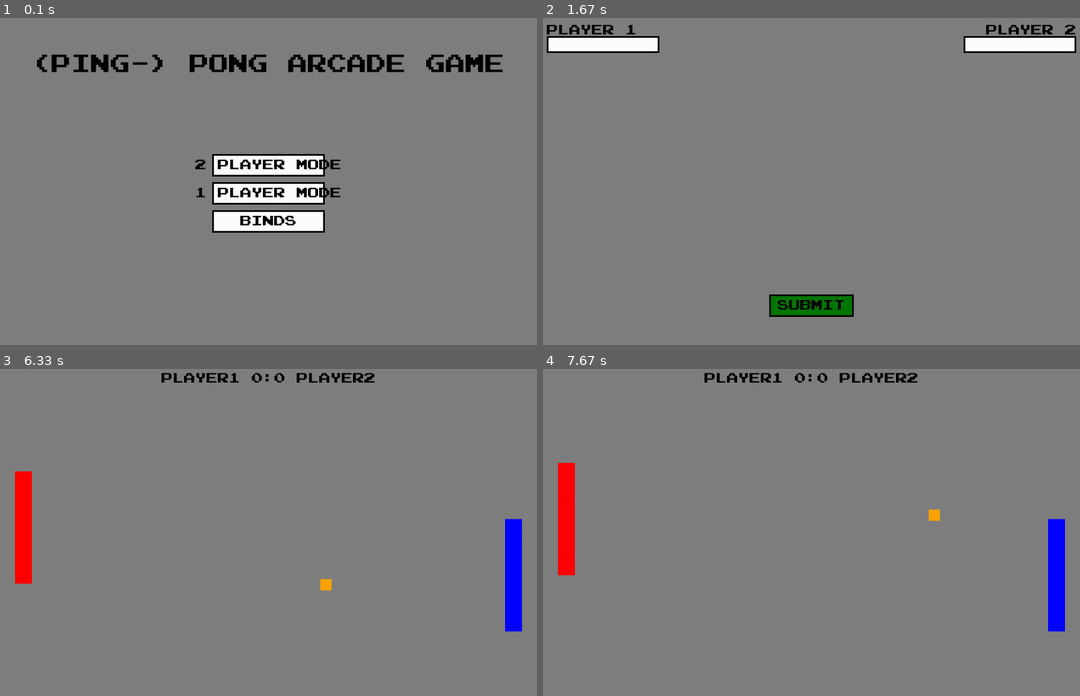
Above: before the commit, frames 1-4 (two rows, left to right).
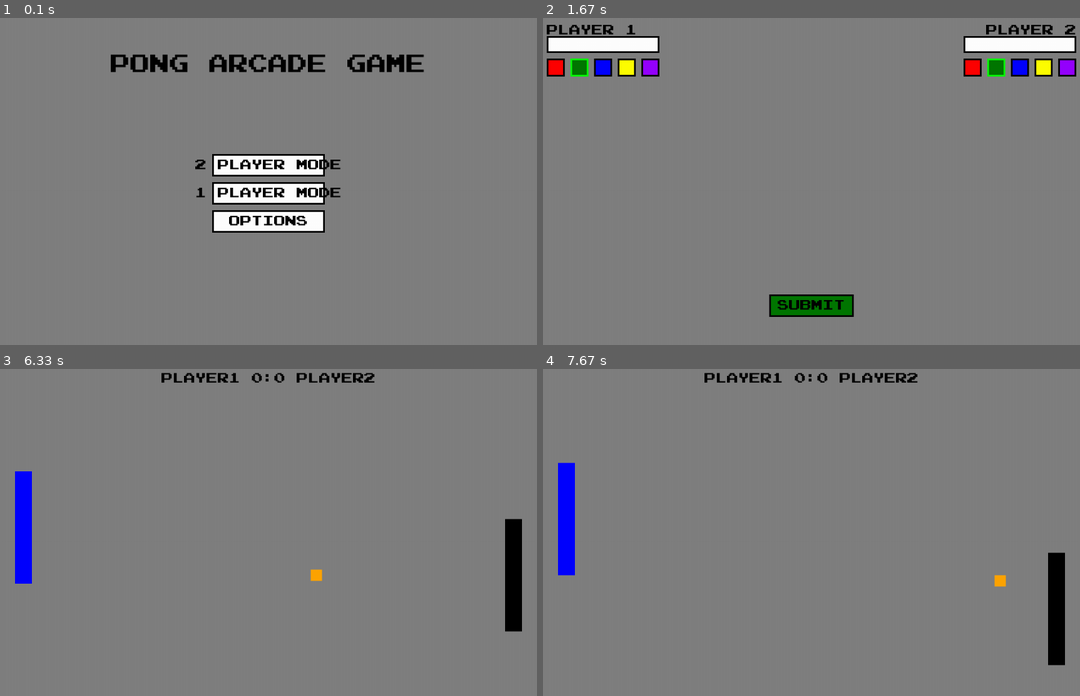
Above: after the commit, the same moments.

Repository: mentekoppany11/Python_projekt-Pong-
Game: pygame game, started from Pong.py
Two runs of this game, one before a commit and one after it. Both use one fixed random seed, a clock stepped at 60 frames per second and the inputs below.
Inputs (mouse positions are in pixels of both pictures, inside the frame that each line leads up to):
- Up to frame 1 (0.1 s): no input
- Up to frame 2 (1.67 s): press the mouse at (790, 191) at 0.37 s; move the mouse to (892, 178) at 0.47 s; release the mouse at (994, 168) at 0.6 s; click (650, 67) at 0.72 s; press the mouse at (628, 67) at 1.03 s; move the mouse to (704, 165) at 1.13 s; release the mouse at (784, 263) at 1.27 s; press the mouse at (580, 67) at 1.37 s; move the mouse to (634, 93) at 1.47 s; release the mouse at (693, 122) at 1.6 s
- Up to frame 3 (6.33 s): press the mouse at (59, 418) at 1.7 s; move the mouse to (69, 489) at 1.8 s; release the mouse at (85, 561) at 1.93 s; press the mouse at (268, 656) at 2.03 s; move the mouse to (171, 630) at 2.13 s; release the mouse at (80, 604) at 2.27 s; tap Up at 3.73 s; press the mouse at (268, 656) at 4.9 s; move the mouse to (279, 637) at 5 s; release the mouse at (295, 617) at 5.13 s
- Up to frame 4 (7.67 s): tap W at 6.37 s; hold Down from 7.43 s (still down); tap Up at 7.5 s; click (747, 575) at 7.52 s

The runs differ from the first frame. In frame 1, 2.6% of the frame differs, in the area x 6-94%, y 11-64%; in frame 2, 1.9%; in frame 3, 2.3%; in frame 4, 2.7%, in the area x 2-98%, y 28-91%.

Commit message:
bug megjavítva

Diff:
--- a/Pong.py
+++ b/Pong.py
@@ -1,21 +1,23 @@
 import pygame
 from random import choice
 from sys import exit
-from time import sleep
+import time
 
 pygame.init()
 
 screen = pygame.display.set_mode((1000, 600))
 
 GRAY       = (128, 128, 128)
+RED        = (255,   0,   0)
+DARK_GREEN = (  0, 120,   0)
+BLUE       = (  0,   0, 255)
+YELLOW     = (255, 255,   0)
+PURPLE     = (150,   0, 255)
 LIGHT_GRAY = ( 64,  64,  64)
-BLUE       = (  0,   0, 255)
-RED        = (255,   0,   0)
 ORANGE     = (255, 165,   0)
+GREEN      = (  0, 255,   0)
+WHITE      = (255, 255, 255)
 BLACK      = (  0,   0,   0)
-WHITE      = (255, 255, 255)
-GREEN      = (  0, 255,   0)
-DARK_GREEN = (  0, 120,   0)
 
 pygame.display.set_caption("Pong")
 try:
@@ -32,32 +34,18 @@
 
 clock = pygame.time.Clock()
 
-player1_surf = pygame.Surface((30, 200))
-player1_surf.fill(RED)
-player1_rect = player1_surf.get_rect(midleft = (50, 300))
-
-player2_surf = pygame.Surface((30, 200))
-player2_surf.fill(BLUE)
-player2_rect  = player2_surf.get_rect(midright = (950, 300))
-
 ball_surf = pygame.Surface((20, 20))
 ball_surf.fill(ORANGE)
 ball_rect = ball_surf.get_rect(center = (500, 300))
 
-ball_speed_x = choice([6, -6])
-ball_speed_y = choice([6, -6])
+ball_speed_x = choice([5, -5])
+ball_speed_y = choice([5, -5])
 max_speed = 10
 
 player1_score = 0
 player2_score = 0
 
 def home():
-
-    binds_box = pygame.Rect(400, 360, 200, 40)
-    binds_surf = font.render("BINDS", True, BLACK)
-    binds_rect = binds_surf.get_rect(center = (500, 380))
-    binds_draw = pygame.draw.rect(screen, WHITE, binds_box)
-    binds_draw_hover = False
 
     multiplayer_box = pygame.Rect(400, 260, 200, 40)
     multiplayer_surf = font.render("2 PLAYER MODE", True, BLACK)
@@ -73,8 +61,14 @@
     solo_draw_hover = False
     solo_active = False
 
+    binds_box = pygame.Rect(400, 360, 200, 40)
+    binds_surf = font.render("OPTIONS", True, BLACK)
+    binds_rect = binds_surf.get_rect(center = (500, 380))
+    binds_draw = pygame.draw.rect(screen, WHITE, binds_box)
+    binds_draw_hover = False
+
     title_font = pygame.font.Font("game_font.ttf", 35)
-    title_surf = title_font.render("(PING-) PONG ARCADE GAME",True, BLACK)
+    title_surf = title_font.render("PONG ARCADE GAME",True, BLACK)
     title_rect = title_surf.get_rect(center = (500, 100))
 
     while solo_active == False and multiplayer_active == False:
@@ -155,7 +149,7 @@
         screen.blit(countdown_surf, countdown_rect)
 
         pygame.display.update()
-        sleep(1)
+        time.sleep(1)
 
     screen.fill(GRAY)
 
@@ -164,7 +158,7 @@
     screen.blit(countdown_surf, countdown_rect)
 
     pygame.display.update()
-    sleep(1)
+    time.sleep(1)
 
 def name_input():
 
@@ -191,6 +185,39 @@
 
     player2_name_surf = font.render("PLAYER 2", True, BLACK)
     player2_name_rect = player2_name_surf.get_rect(topright = (970, 30))
+
+    color_p1 = BLACK
+    color_p2 = BLACK
+
+    color_box_red_p1 = pygame.Rect(input_box_p1.left, input_box_p1.bottom + 10, 32, 32)
+    color_box_red_active_p1 = True
+
+    color_box_red_p2 = pygame.Rect(input_box_p2.left, input_box_p1.bottom + 10, 32, 32)
+    color_box_red_active_p2 = False
+
+    color_box_green_p1 = pygame.Rect(input_box_p1.left + 42, input_box_p1.bottom + 10, 32, 32)
+    color_box_green_active_p1 = False
+
+    color_box_green_p2 = pygame.Rect(input_box_p2.left + 42, input_box_p1.bottom + 10, 32, 32)
+    color_box_green_active_p2 = True
+
+    color_box_blue_p1 = pygame.Rect(input_box_p1.left + 84, input_box_p1.bottom + 10, 32, 32)
+    color_box_blue_active_p1 = False
+
+    color_box_blue_p2 = pygame.Rect(input_box_p2.left + 84, input_box_p1.bottom + 10, 32, 32)
+    color_box_blue_active_p2 = False
+
+    color_box_yellow_p1 = pygame.Rect(input_box_p1.left + 126, input_box_p1.bottom + 10, 32, 32)
+    color_box_yellow_active_p1 = False
+
+    color_box_yellow_p2 = pygame.Rect(input_box_p2.left + 126, input_box_p1.bottom + 10, 32, 32)
+    color_box_yellow_active_p2 = False
+
+    color_box_purple_p1 = pygame.Rect(input_box_p1.left + 168, input_box_p1.bottom + 10, 32, 32)
+    color_box_purple_active_p1 = False
+
+    color_box_purple_p2 = pygame.Rect(input_box_p2.left + 168, input_box_p1.bottom + 10, 32, 32)
+    color_box_purple_active_p2 = False
 
     while active:
 
@@ -202,13 +229,33 @@
             if event.type == pygame.MOUSEBUTTONDOWN:
                 if input_box_p1.collidepoint(event.pos):
                     active_p1 = not active_p1
-                else:
-                    active_p1 = False
+                    active_p2 = False
 
                 if input_box_p2.collidepoint(event.pos):
                     active_p2 = not active_p2
-                else:
-                    active_p2 = False
+                    active_p1 = False
+
+                if color_box_red_p1.collidepoint(event.pos):
+                    color_p1 = RED
+                elif color_box_green_p1.collidepoint(event.pos):
+                    color_p1 = DARK_GREEN
+                elif color_box_blue_p1.collidepoint(event.pos):
+                    color_p1 = BLUE
+                elif color_box_yellow_p1.collidepoint(event.pos):
+                    color_p1 = YELLOW
+                elif color_box_purple_p1.collidepoint(event.pos):
+                    color_p1 = PURPLE
+
+                if color_box_red_p2.collidepoint(event.pos):
+                    color_p2 = RED
+                elif color_box_green_p2.collidepoint(event.pos):
+                    color_p2 = DARK_GREEN
+                elif color_box_blue_p2.collidepoint(event.pos):
+                    color_p2 = BLUE
+                elif color_box_yellow_p2.collidepoint(event.pos):
+                    color_p2 = YELLOW
+                elif color_box_purple_p2.collidepoint(event.pos):
+                    color_p2 = PURPLE
 
             if event.type == pygame.KEYDOWN and len(input_text_p1) <= 14 and active_p1:
                 if event.key == pygame.K_BACKSPACE:
@@ -232,6 +279,76 @@
                 if submit_draw.collidepoint(event.pos) or submit_rect.collidepoint(event.pos):
                     active = False
 
+                if color_box_red_p1.collidepoint(event.pos):
+                    color_box_red_active_p1 = not color_box_red_active_p1
+                    color_box_green_active_p1 = False
+                    color_box_blue_active_p1 = False
+                    color_box_yellow_active_p1 = False
+                    color_box_purple_active_p1 = False
+
+                if color_box_green_p1.collidepoint(event.pos):
+                    color_box_green_active_p1 = not color_box_green_active_p1
+                    color_box_red_active_p1 = False
+                    color_box_blue_active_p1 = False
+                    color_box_yellow_active_p1 = False
+                    color_box_purple_active_p1 = False
+
+                if color_box_blue_p1.collidepoint(event.pos):
+                    color_box_blue_active_p1 = not color_box_blue_active_p1
+                    color_box_red_active_p1 = False
+                    color_box_green_active_p1 = False
+                    color_box_yellow_active_p1 = False
+                    color_box_purple_active_p1 = False
+
+                if color_box_yellow_p1.collidepoint(event.pos):
+                    color_box_yellow_active_p1 = not color_box_yellow_active_p1
+                    color_box_red_active_p1 = False
+                    color_box_green_active_p1 = False
+                    color_box_blue_active_p1 = False
+                    color_box_purple_active_p1 = False
+
+                if color_box_purple_p1.collidepoint(event.pos):
+                    color_box_purple_active_p1 = not color_box_purple_active_p1
+                    color_box_red_active_p1 = False
+                    color_box_green_active_p1 = False
+                    color_box_blue_active_p1 = False
+                    color_box_yellow_active_p1 = False
+
+                if color_box_red_p2.collidepoint(event.pos):
+                    color_box_red_active_p2 = not color_box_red_active_p2
+                    color_box_green_active_p2 = False
+                    color_box_blue_active_p2 = False
+                    color_box_purple_active_p2 = False
+                    color_box_yellow_active_p2 = False
+
+                if color_box_green_p2.collidepoint(event.pos):
+                    color_box_green_active_p2 = not color_box_green_active_p2
+                    color_box_red_active_p2 = False
+                    color_box_blue_active_p2 = False
+                    color_box_purple_active_p2 = False
+                    color_box_yellow_active_p2 = False
+
+                if color_box_blue_p2.collidepoint(event.pos):
+                    color_box_blue_active_p2 = not color_box_blue_active_p2
+                    color_box_red_active_p2 = False
+                    color_box_green_active_p2 = False
+                    color_box_purple_active_p2 = False
+                    color_box_yellow_active_p2 = False
+
+                if color_box_yellow_p2.collidepoint(event.pos):
+                    color_box_yellow_active_p2 = not color_box_yellow_active_p2
+                    color_box_red_active_p2 = False
+                    color_box_green_active_p2 = False
+                    color_box_blue_active_p2 = False
+                    color_box_purple_active_p2 = False
+
+                if color_box_purple_p2.collidepoint(event.pos):
+                    color_box_purple_active_p2 = not color_box_purple_active_p2
+                    color_box_red_active_p2 = False
+                    color_box_green_active_p2 = False
+                    color_box_blue_active_p2 = False
+                    color_box_yellow_active_p2 = False
+
         screen.fill(GRAY)
 
         screen.blit(player2_name_surf, player2_name_rect)
@@ -239,6 +356,36 @@
 
         pygame.draw.rect(screen, WHITE, input_box_p1)
         pygame.draw.rect(screen, BLACK, input_box_p1, 3)
+
+        pygame.draw.rect(screen, RED, color_box_red_p1)
+        pygame.draw.rect(screen, BLACK, color_box_red_p1, 3)
+
+        pygame.draw.rect(screen, DARK_GREEN, color_box_green_p1)
+        pygame.draw.rect(screen, BLACK, color_box_green_p1, 3)
+
+        pygame.draw.rect(screen, BLUE, color_box_blue_p1)
+        pygame.draw.rect(screen, BLACK, color_box_blue_p1, 3)
+
+        pygame.draw.rect(screen, YELLOW, color_box_yellow_p1)
+        pygame.draw.rect(screen, BLACK, color_box_yellow_p1, 3)
+
+        pygame.draw.rect(screen, PURPLE, color_box_purple_p1)
+        pygame.draw.rect(screen, BLACK, color_box_purple_p1, 3)
+
+        pygame.draw.rect(screen, RED, color_box_red_p2)
+        pygame.draw.rect(screen, BLACK, color_box_red_p2, 3)
+
+        pygame.draw.rect(screen, DARK_GREEN, color_box_green_p2)
+        pygame.draw.rect(screen, BLACK, color_box_green_p2, 3)
+
+        pygame.draw.rect(screen, BLUE, color_box_blue_p2)
+        pygame.draw.rect(screen, BLACK, color_box_blue_p2, 3)
+
+        pygame.draw.rect(screen, YELLOW, color_box_yellow_p2)
+        pygame.draw.rect(screen, BLACK, color_box_yellow_p2, 3)
+
+        pygame.draw.rect(screen, PURPLE, color_box_purple_p2)
+        pygame.draw.rect(screen, BLACK, color_box_purple_p2, 3)
 
         pygame.draw.rect(screen, WHITE, input_box_p2)
         pygame.draw.rect(screen, BLACK, input_box_p2, 3)
@@ -271,6 +418,46 @@
             pygame.draw.rect(screen, BLACK, submit_box, 3)
             screen.blit(submit_surf, submit_rect)
 
+        if color_box_red_active_p1:
+            pygame.draw.rect(screen, RED, color_box_red_p1)
+            pygame.draw.rect(screen, GREEN, color_box_red_p1, 3)
+
+        if color_box_red_active_p2:
+            pygame.draw.rect(screen, RED, color_box_red_p2)
+            pygame.draw.rect(screen, GREEN, color_box_red_p2, 3)
+
+        if color_box_green_active_p1:
+            pygame.draw.rect(screen, DARK_GREEN, color_box_green_p1)
+            pygame.draw.rect(screen, GREEN, color_box_green_p1, 3)
+
+        if color_box_green_active_p2:
+            pygame.draw.rect(screen, DARK_GREEN, color_box_green_p2)
+            pygame.draw.rect(screen, GREEN, color_box_green_p2, 3)
+
+        if color_box_blue_active_p1:
+            pygame.draw.rect(screen, BLUE, color_box_blue_p1)
+            pygame.draw.rect(screen, GREEN, color_box_blue_p1, 3)
+
+        if color_box_blue_active_p2:
+            pygame.draw.rect(screen, BLUE, color_box_blue_p2)
+            pygame.draw.rect(screen, GREEN, color_box_blue_p2, 3)
+
+        if color_box_yellow_active_p1:
+            pygame.draw.rect(screen, YELLOW, color_box_yellow_p1)
+            pygame.draw.rect(screen, GREEN, color_box_yellow_p1, 3)
+
+        if color_box_yellow_active_p2:
+            pygame.draw.rect(screen, YELLOW, color_box_yellow_p2)
+            pygame.draw.rect(screen, GREEN, color_box_yellow_p2, 3)
+
+        if color_box_purple_active_p1:
+            pygame.draw.rect(screen, PURPLE, color_box_purple_p1)
+            pygame.draw.rect(screen, GREEN, color_box_purple_p1, 3)
+
+        if color_box_purple_active_p2:
+            pygame.draw.rect(screen, PURPLE, color_box_purple_p2)
+            pygame.draw.rect(screen, GREEN, color_box_purple_p2, 3)
+
         pygame.display.update()
         clock.tick(60)
 
@@ -280,11 +467,21 @@
     if input_text_p2 == "":
         input_text_p2 = "PLAYER2"
 
-    return input_text_p1, input_text_p2
+    return input_text_p1, input_text_p2, color_p1, color_p2
 
 game_mode = home()
 
-player1_name, player2_name = name_input()
+player1_name, player2_name, color_p1, color_p2 = name_input()
+
+player1_surf = pygame.Surface((30, 200))
+player1_surf.fill(color_p1)
+player1_rect = player1_surf.get_rect(midleft = (50, 300))
+
+player2_surf = pygame.Surface((30, 200))
+player2_surf.fill(color_p2)
+player2_rect  = player2_surf.get_rect(midright = (950, 300))
+
+print(color_p1, color_p2)
 
 countdown(3)
 
@@ -331,36 +528,40 @@
         ball_rect.y += ball_speed_y
 
         if ball_rect.top <= 0 or ball_rect.bottom >= 600:
-            ball_speed_x = max(min(ball_speed_x *  1.05, max_speed), - max_speed)
-            ball_speed_y = max(min(ball_speed_y * -1.05, max_speed), - max_speed)
+            ball_speed_x = max(min(ball_speed_x *  1.01, max_speed), - max_speed)
+            ball_speed_y = max(min(ball_speed_y * -1.01, max_speed), - max_speed)
             print(ball_speed_x, ball_speed_y)
 
         if ball_rect.left >= 1000:
-            ball_speed_x = choice([6, -6])
-            ball_speed_y = choice([6, -6])
-        #Labda visszahelyezése középre
-            ball_rect.x, ball_rect.y = 500, 300
-        #Eredmény frissítése
+            ball_speed_x = choice([5, -5])
+            ball_speed_y = choice([5, -5])
+            ball_rect.x = 500
+            ball_rect.y = 300
+            player1_rect.x = 30
+            player1_rect.y = 200
+            player2_rect.x = 900
+            player2_rect.y = 200
             player1_score += 1
-        #Visszaszámláló
             if player1_score != 3:
                 countdown(3)
 
         if ball_rect.right <= 0:
-            ball_speed_x = choice([6, -6])
-            ball_speed_y = choice([6, -6])
-        #Labda visszahelyezése középre
-            ball_rect.x, ball_rect.y = 500, 300
-        #Eredmény frissítése
+            ball_speed_x = choice([5, -5])
+            ball_speed_y = choice([5, -5])
+            ball_rect.x = 500
+            ball_rect.y = 300
+            player1_rect.x = 30
+            player1_rect.y = 200
+            player2_rect.x = 900
+            player2_rect.y = 200
             player2_score += 1
-        #Visszaszámláló
             if player2_score != 3:
                 countdown(3)
 
-        if player1_rect.colliderect(ball_rect) or player2_rect.colliderect(ball_rect):
-            ball_speed_x = max(min(ball_speed_x * -1.05, max_speed), - max_speed)
-            ball_speed_y = max(min(ball_speed_y * 1.05, max_speed), - max_speed)
-            print(ball_speed_x, ball_speed_y)
+        if player1_rect.collidepoint(ball_rect.midleft) or player2_rect.collidepoint(ball_rect.midright):
+                ball_speed_x = max(min(ball_speed_x * -1.01, max_speed), -max_speed)
+                ball_speed_y = max(min(ball_speed_y * 1.01, max_speed), -max_speed)
+
 
         pygame.display.update()
         clock.tick(60)
Not shown, changed: To-do_list
